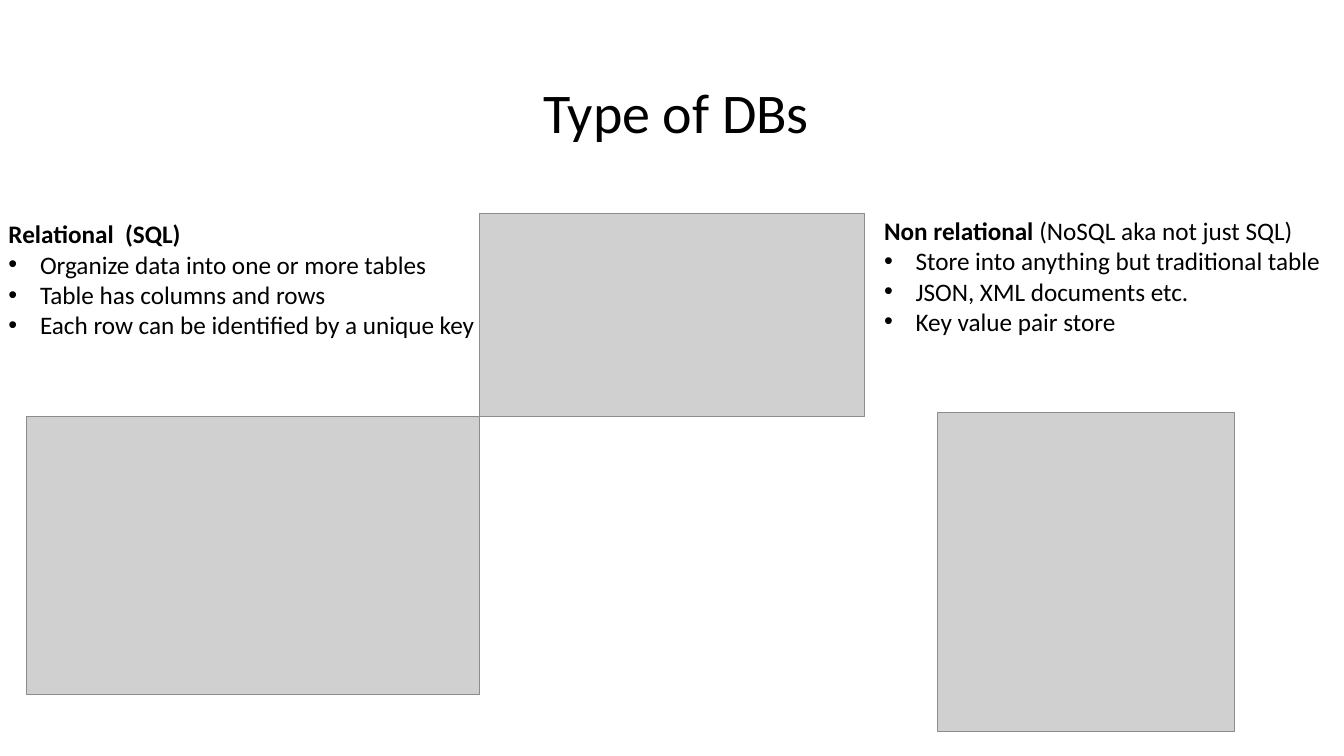
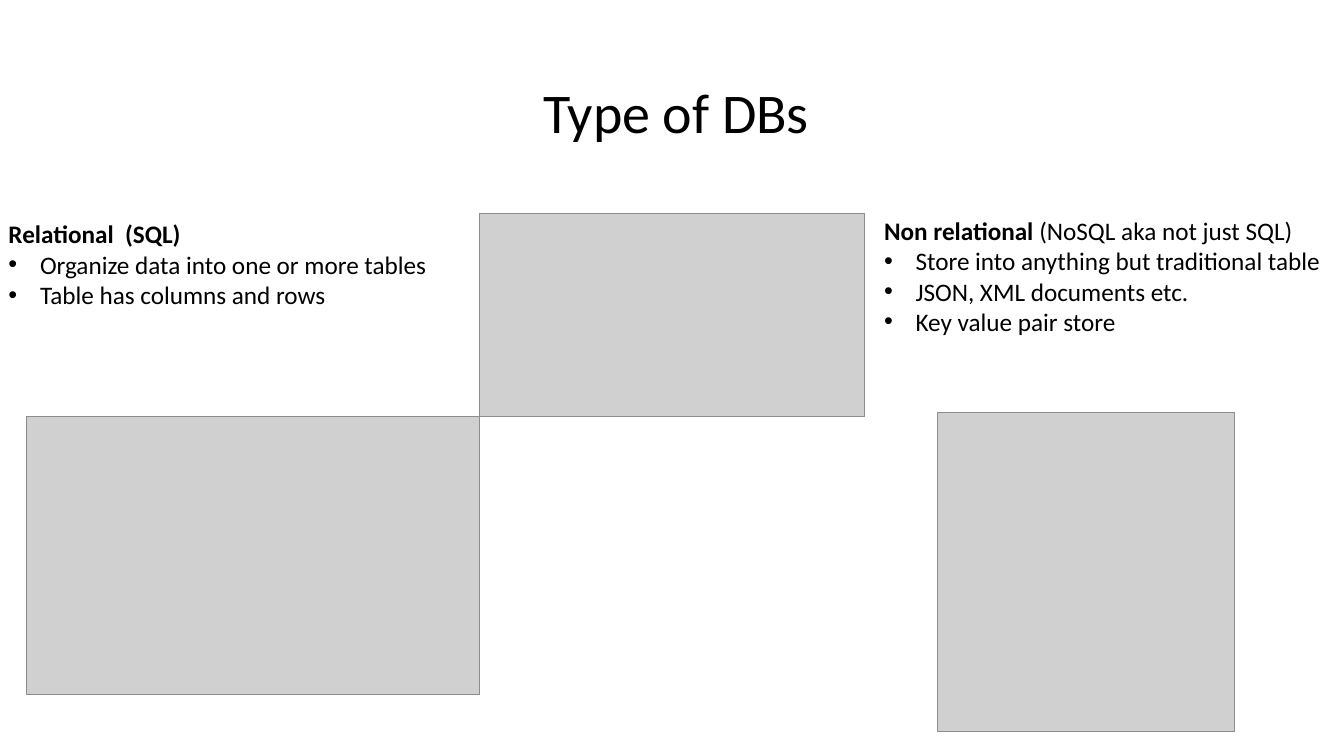
Before and after one commit to vvthakral/data-science-bootcamp, a slide deck: slide 5 of week-2-sql/sql.pptx. Drawn at 1344x756 pixels with LibreOffice and Linux fonts; fonts in the diff are those of the drawing; grey boxes stand for pictures. Boxes give left, top, right and bottom in pixels: in the first picture for what was removed or moved away, otherwise in the second. Text is boxed around its words. In the diff, an @@ line names an element or a change of style, - is before the commit and + after.

```diff
--- a/week-2-sql/sql.pptx
+++ b/week-2-sql/sql.pptx
@@ text at (40,316,474,338): paragraph removed @@
-• Each row can be identified by a unique key
```
Also in this commit, not shown: 6 other slides changed, 4 other files.
